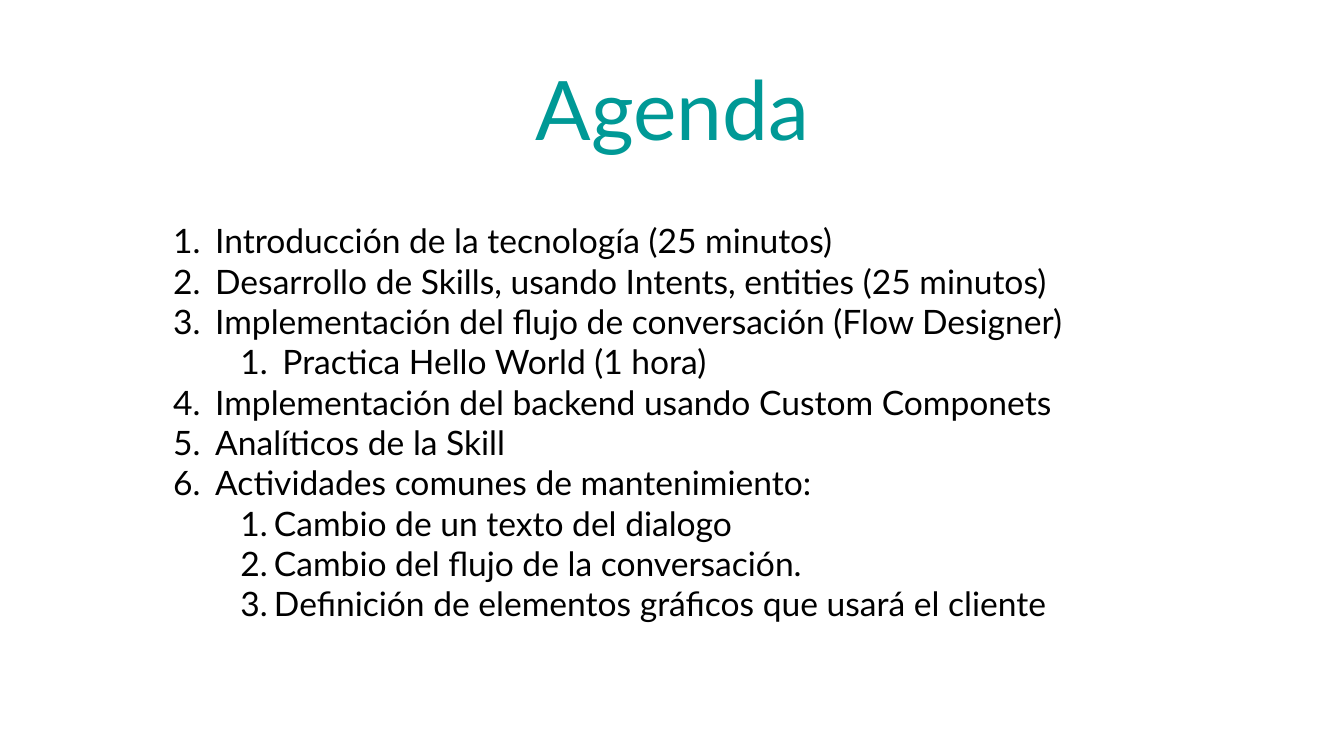
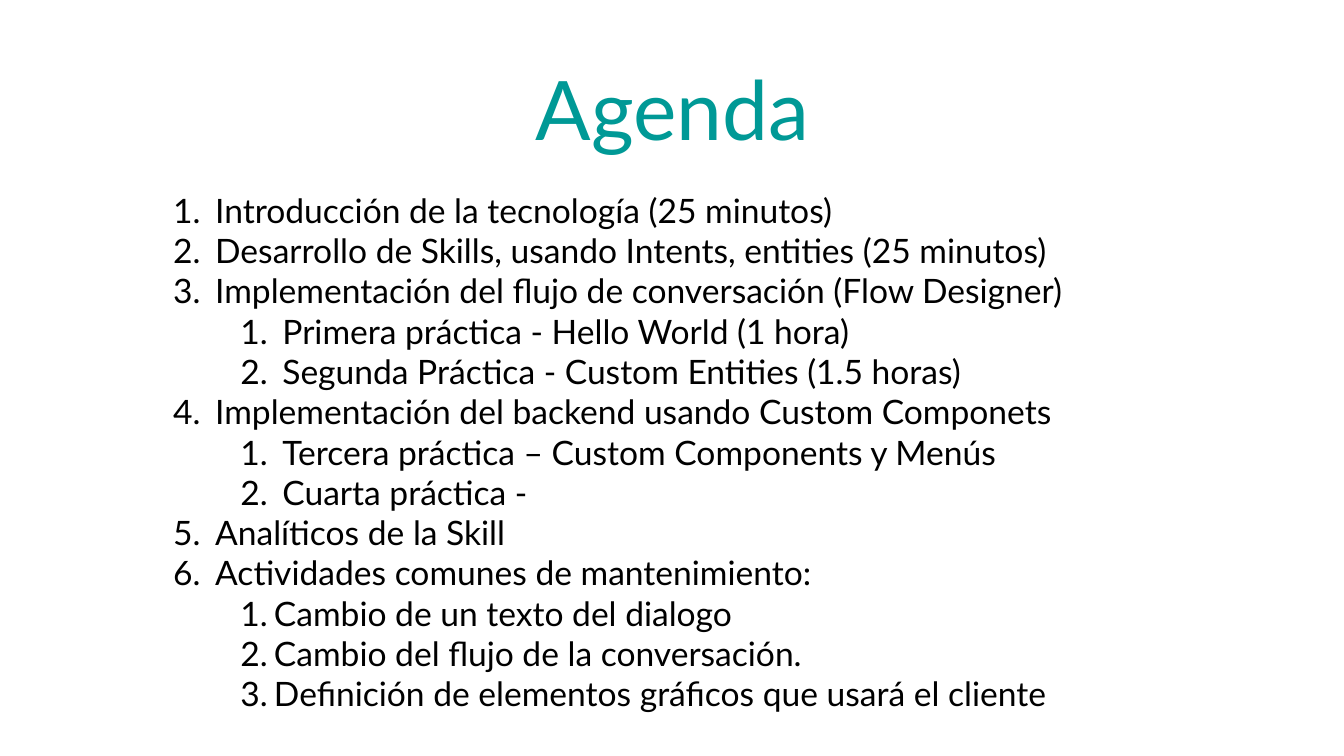
Before and after one commit to bquirino-sps/curso_oda_lapi, a slide deck: slide 3 of curso_ODA.pptx. Drawn at 1344x756 pixels with LibreOffice and Linux fonts; fonts in the diff are those of the drawing; background and template pictures are left out. Boxes give left, top, right and bottom in pixels: in the first picture for what was removed or moved away, otherwise in the second. Text is boxed around its words. In the diff, an @@ line names an element or a change of style, - is before the commit and + after.

```diff
--- a/curso_ODA.pptx
+++ b/curso_ODA.pptx
@@ text "Introducción de la tecnología (25 ...": place and size @@
-text "Introducción de la tecnología (25 ..." at [215, 227, 1062, 622]
+text "Introducción de la tecnología (25 ..." at [215, 197, 1062, 712]
@@ text at [282, 318, 961, 390]: text changed @@
-    1. Practica Hello World (1 hora)
+    1. Primera práctica - Hello World (1 hora)
+    2. Segunda Práctica - Custom Entities (1.5 horas)
@@ text at [282, 440, 995, 511]: paragraphs added @@
+    1. Tercera práctica – Custom Components y Menús
+    2. Cuarta práctica -
```
Also in this commit, not shown: 1 other file.
